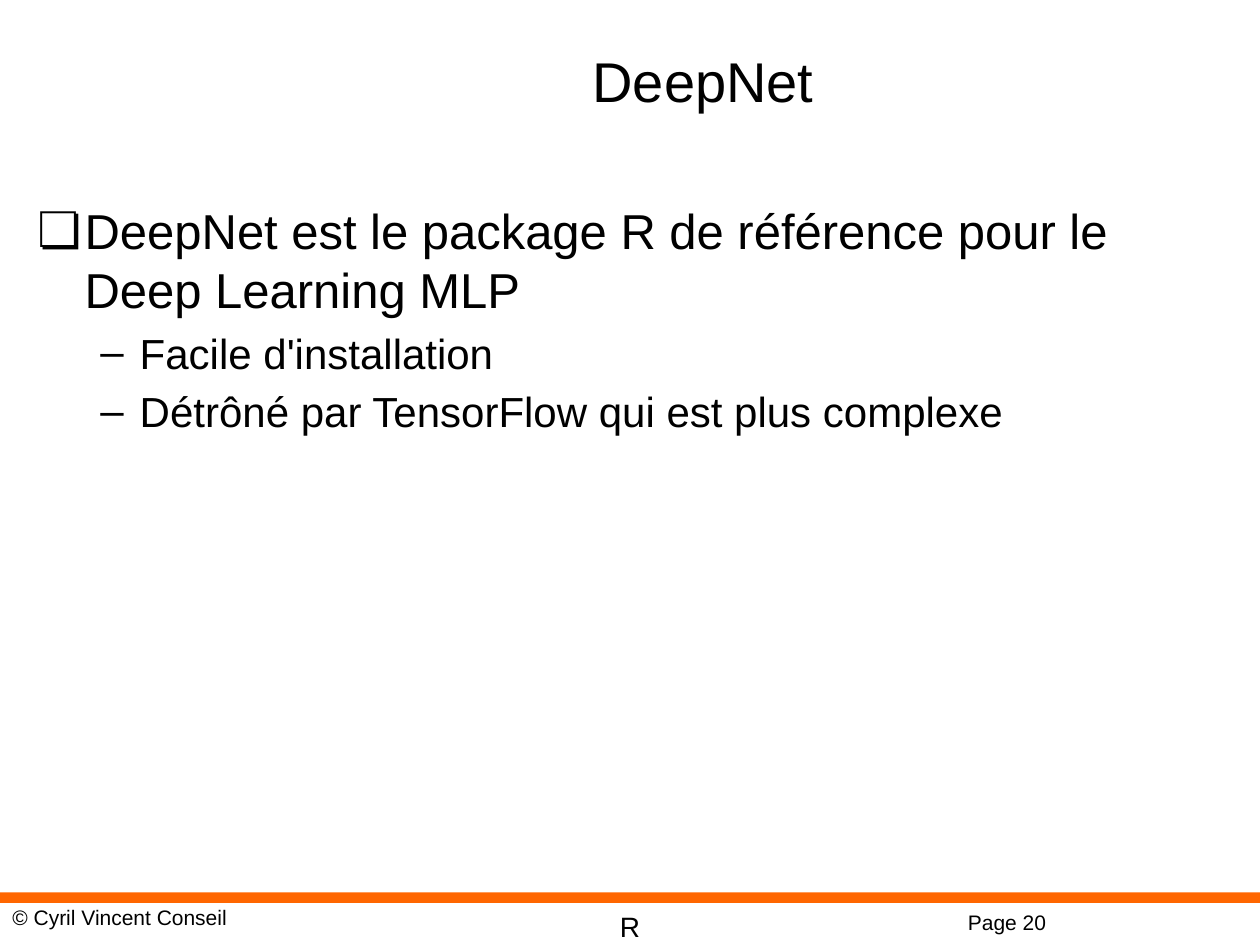
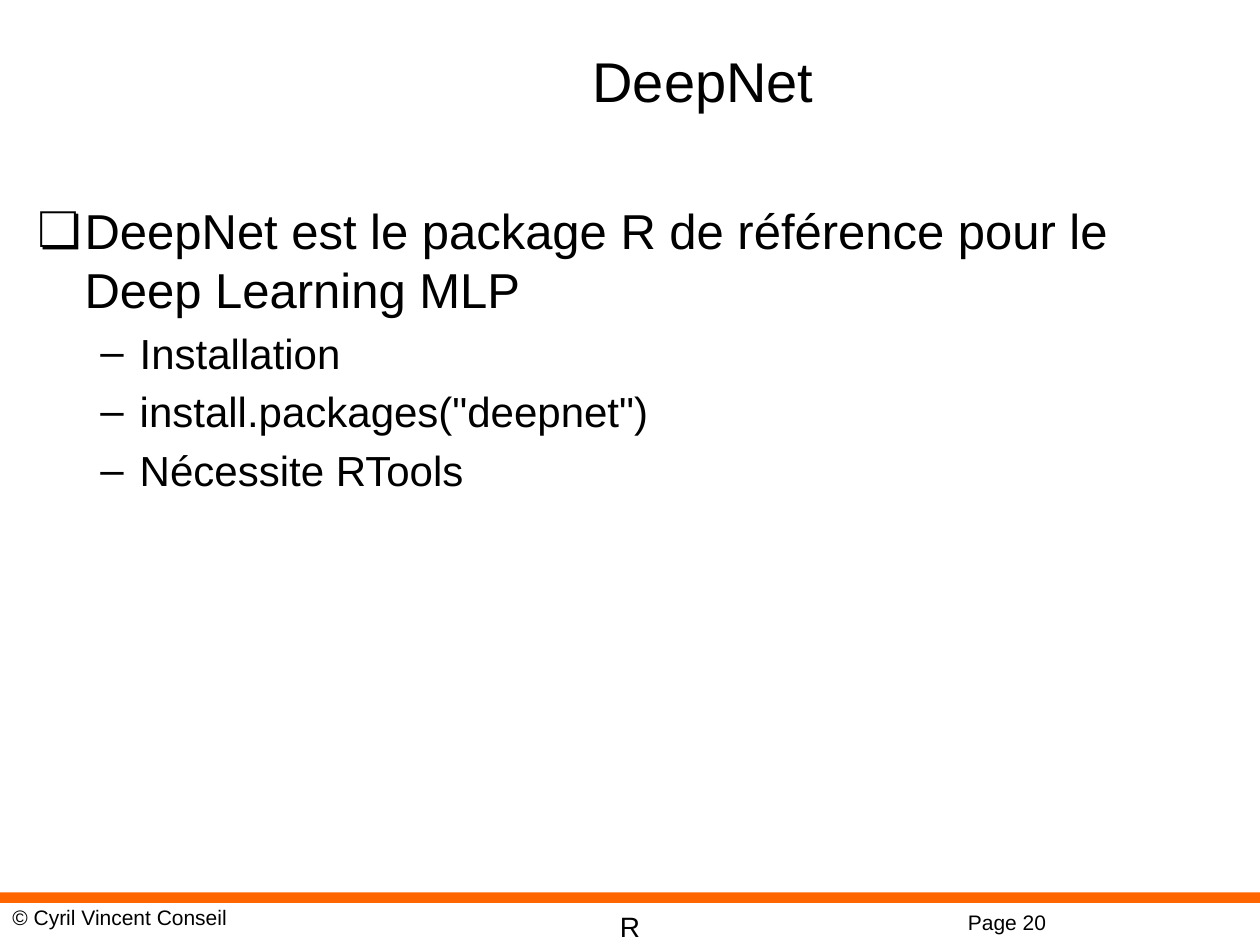
Before and after one commit to cyrilvincent/R, a slide deck: slide 20 of ppt/R-15-DeepLearning.pptx. Drawn at 1260x945 pixels with LibreOffice and Linux fonts; fonts in the diff are those of the drawing; background and template pictures are left out. Boxes give left, top, right and bottom in pixels: in the first picture for what was removed or moved away, otherwise in the second. Text is boxed around its words. In the diff, an @@ line names an element or a change of style, - is before the commit and + after.

```diff
--- a/ppt/R-15-DeepLearning.pptx
+++ b/ppt/R-15-DeepLearning.pptx
@@ text at box(140, 338, 648, 487): text changed @@
-  – Facile d'installation
-  – Détrôné par TensorFlow qui est plus complexe
+  – Installation
+  – install.packages("deepnet")
+  – Nécessite RTools
```
Also in this commit, not shown: 24 other files.
